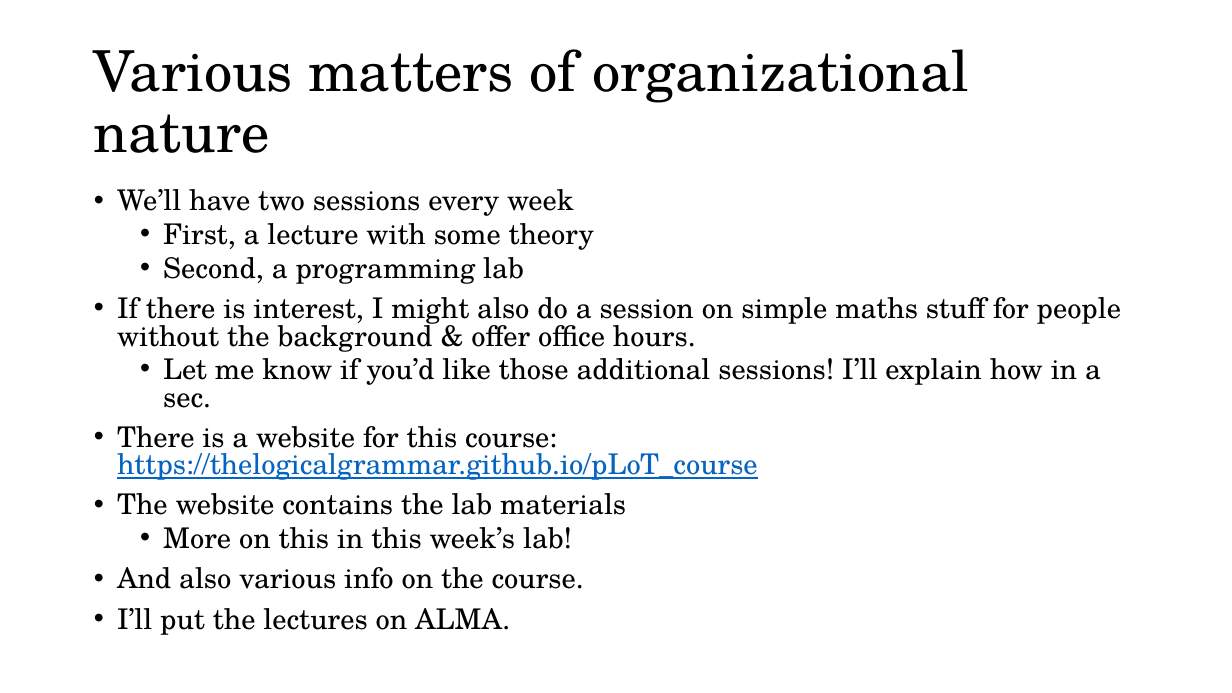
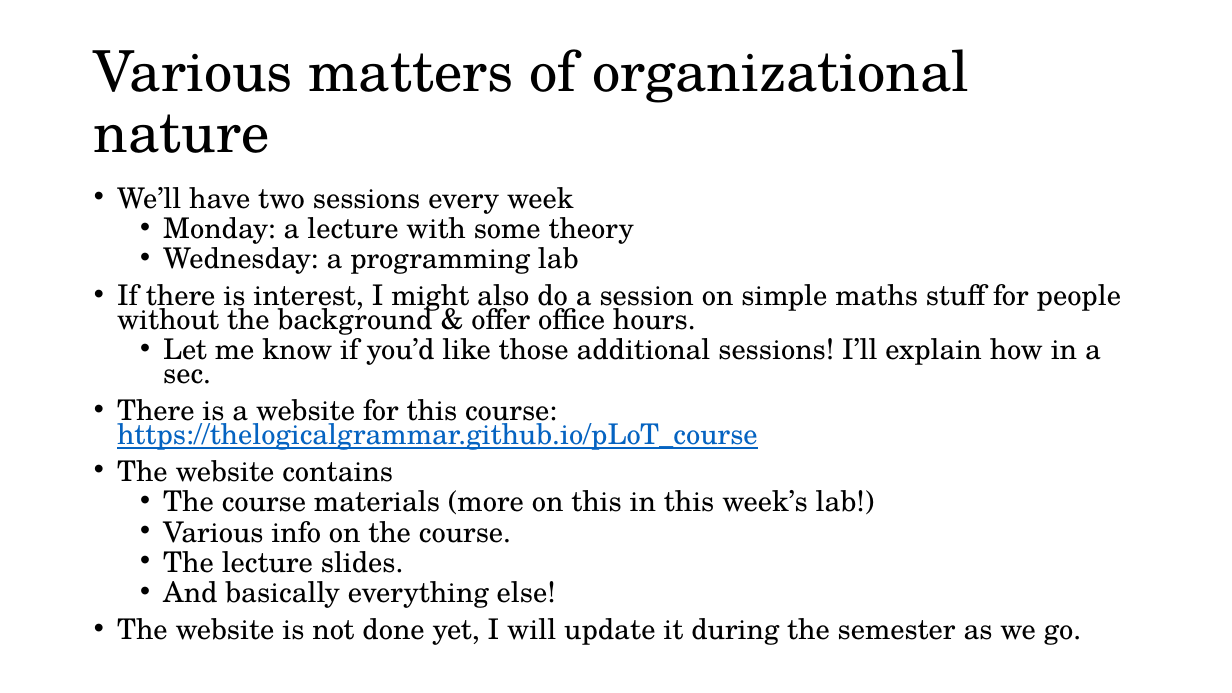
Before and after one commit to thelogicalgrammar/pLoT_course, a slide deck: slide 3 of book/lectures/1_introduction.pptx. Drawn at 1232x693 pixels with LibreOffice and Linux fonts; fonts in the diff are those of the drawing; background and template pictures are left out. Boxes give left, top, right and bottom in pixels: in the first picture for what was removed or moved away, otherwise in the second. Text is boxed around its words. In the diff, an @@ line names an element or a change of style, - is before the commit and + after.

Commit message:
Update website

```diff
--- a/book/lectures/1_introduction.pptx
+++ b/book/lectures/1_introduction.pptx
@@ text at bbox=[117, 187, 1121, 450]: line spacing 0.8 to 0.7 @@
@@ text at bbox=[163, 210, 634, 274]: text changed @@
-  • First, a lecture with some theory
-  • Second, a programming lab
+  • Monday: a lecture with some theory
+  • Wednesday: a programming lab
@@ text at bbox=[117, 460, 956, 640]: text changed @@
-• The website contains the lab materials
-  • More on this in this week’s lab!
-• And also various info on the course.
-• I’ll put the lectures on ALMA.
+• The website contains
+  • The course materials (more on this in this week’s lab!)
+  • Various info on the course.
+  • The lecture slides.
+  • And basically everything else!
+• The website is not done yet, I will update it during the semester as we go.
```
Also in this commit, not shown: 6 other slides changed, 3 slides added, 1 slide removed, 29 other files.
